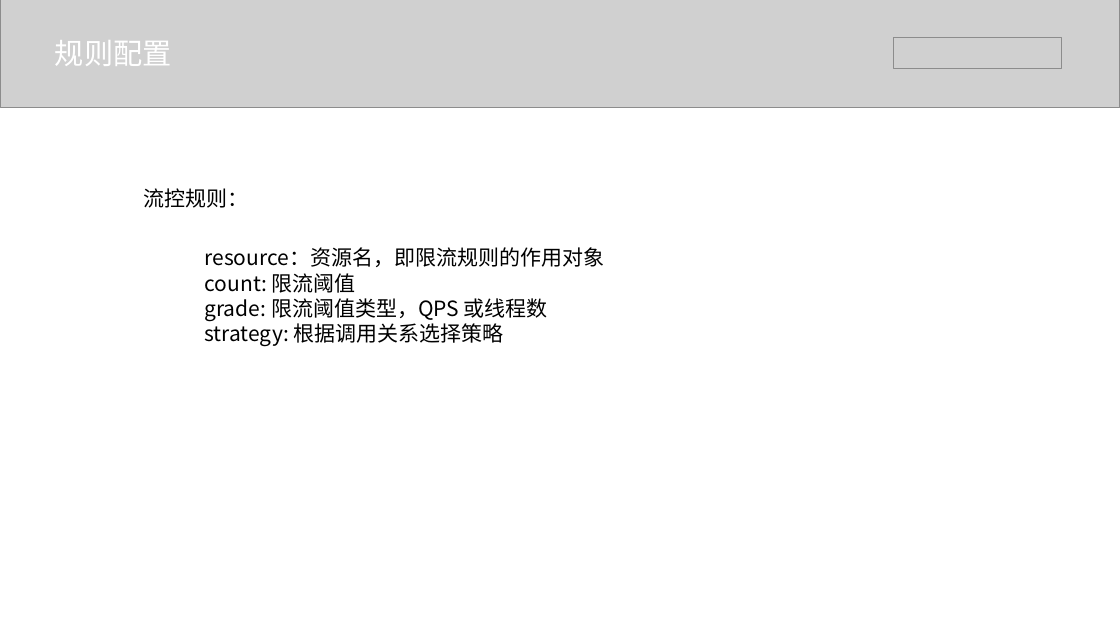
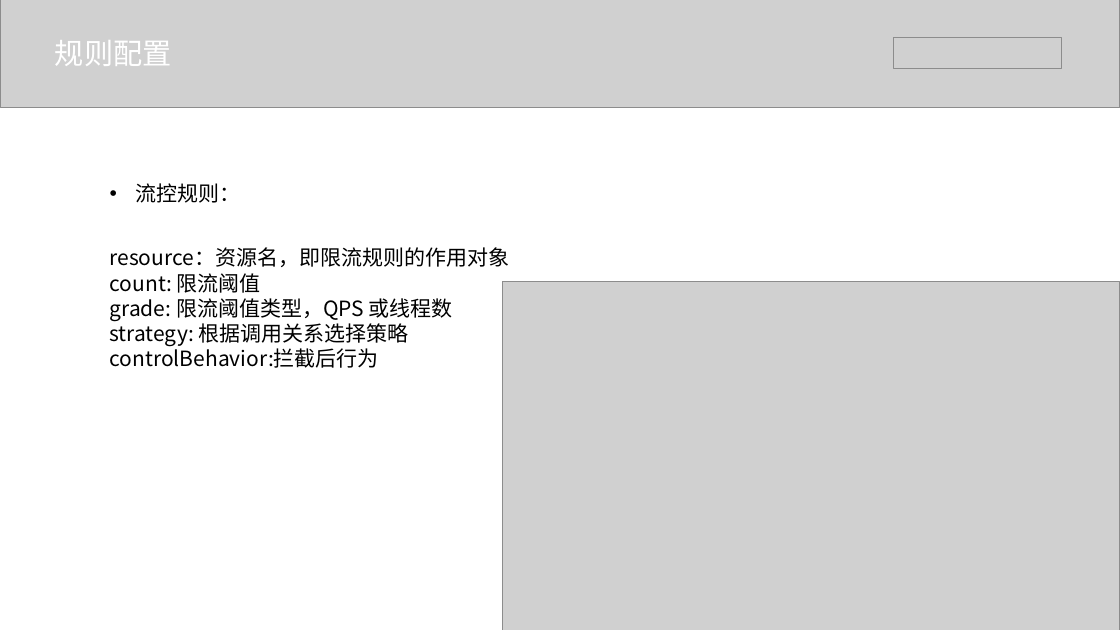
Before and after one commit to BraveMing/transfer-station, a slide deck: slide 23 of Sentinel基本原理.pptx (slide 14 before the commit). Drawn at 1120x630 pixels with LibreOffice and Linux fonts; fonts in the diff are those of the drawing; grey boxes stand for pictures. Boxes give left, top, right and bottom in pixels: in the first picture for what was removed or moved away, otherwise in the second. Text is boxed around its words. In the diff, an @@ line names an element or a change of style, - is before the commit and + after.

```diff
--- a/Sentinel基本原理.pptx
+++ b/Sentinel基本原理.pptx
@@ text "流控规则：": place and size @@
-text "流控规则：" at [143,188,248,208]
+text "流控规则：" at [136,183,241,203]
@@ text "流控规则：" at [136,183,241,203]: bullet none to • @@
@@ text "resource：资源名，即限流规则的作用对象": place and size @@
-text "resource：资源名，即限流规则的作用对象" at [205,247,605,346]
+text "resource：资源名，即限流规则的作用对象" at [110,247,510,368]
@@ picture added at [503,281,1120,630] @@
@@ text at [110,345,379,368]: paragraph added @@
+controlBehavior:拦截后行为
```
Also in this commit, not shown: 4 other slides changed, 14 slides added, 13 slides removed, 1 other file.
